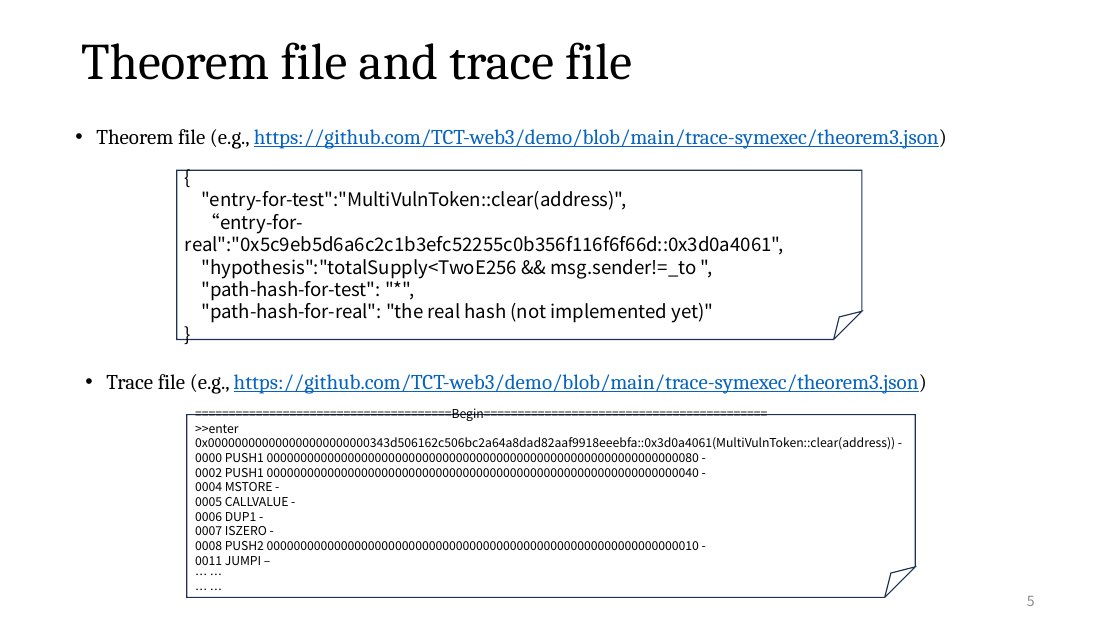
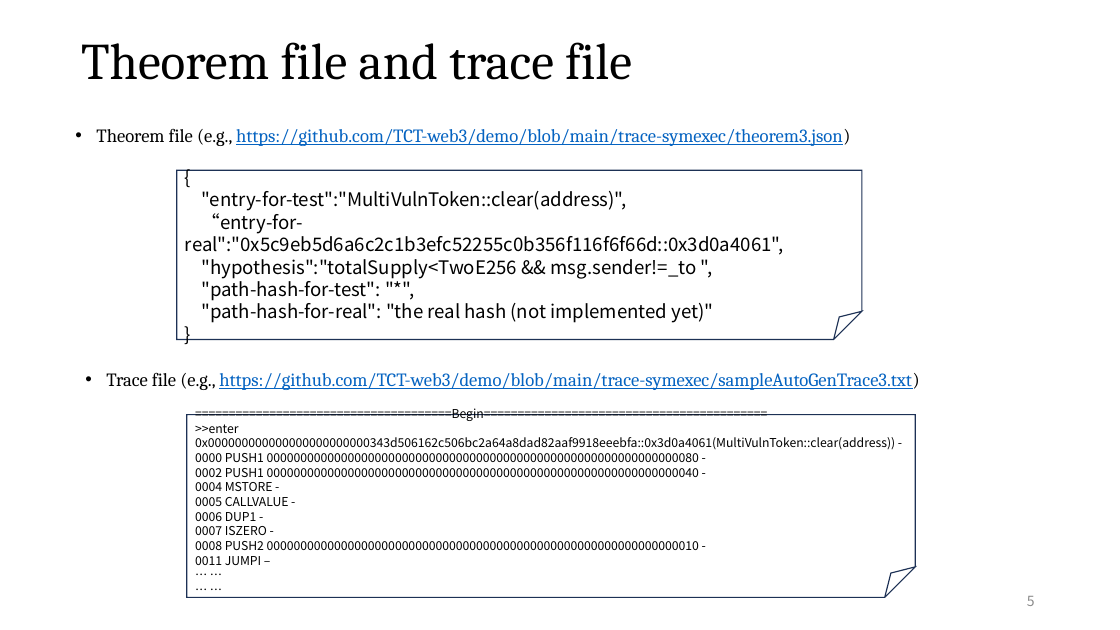
Before and after one commit to TCT-web3/demo, a slide deck: slide 5 of trace-symexec/PPTs/demo-1.pptx. Drawn at 1120x630 pixels with LibreOffice and Linux fonts; fonts in the diff are those of the drawing. Boxes give left, top, right and bottom in pixels: in the first picture for what was removed or moved away, otherwise in the second. Text is boxed around its words. In the diff, an @@ line names an element or a change of style, - is before the commit and + after.

Commit message:
fix a URL error in the demo-1 PPT

```diff
--- a/trace-symexec/PPTs/demo-1.pptx
+++ b/trace-symexec/PPTs/demo-1.pptx
@@ text "Theorem file (e.g., https://github.com/TCT-web3/demo/blob/ma ..." at bbox=[96, 128, 851, 146]: size 18 to 16 pt @@
@@ text at bbox=[106, 372, 920, 390]: text changed; size 18 to 16 pt @@
-• Trace file (e.g., https://github.com/TCT-web3/demo/blob/main/trace-symexec/theorem3.json)
+• Trace file (e.g., https://github.com/TCT-web3/demo/blob/main/trace-symexec/sampleAutoGenTrace3.txt)
```
Also in this commit, not shown: 1 other slide changed.
